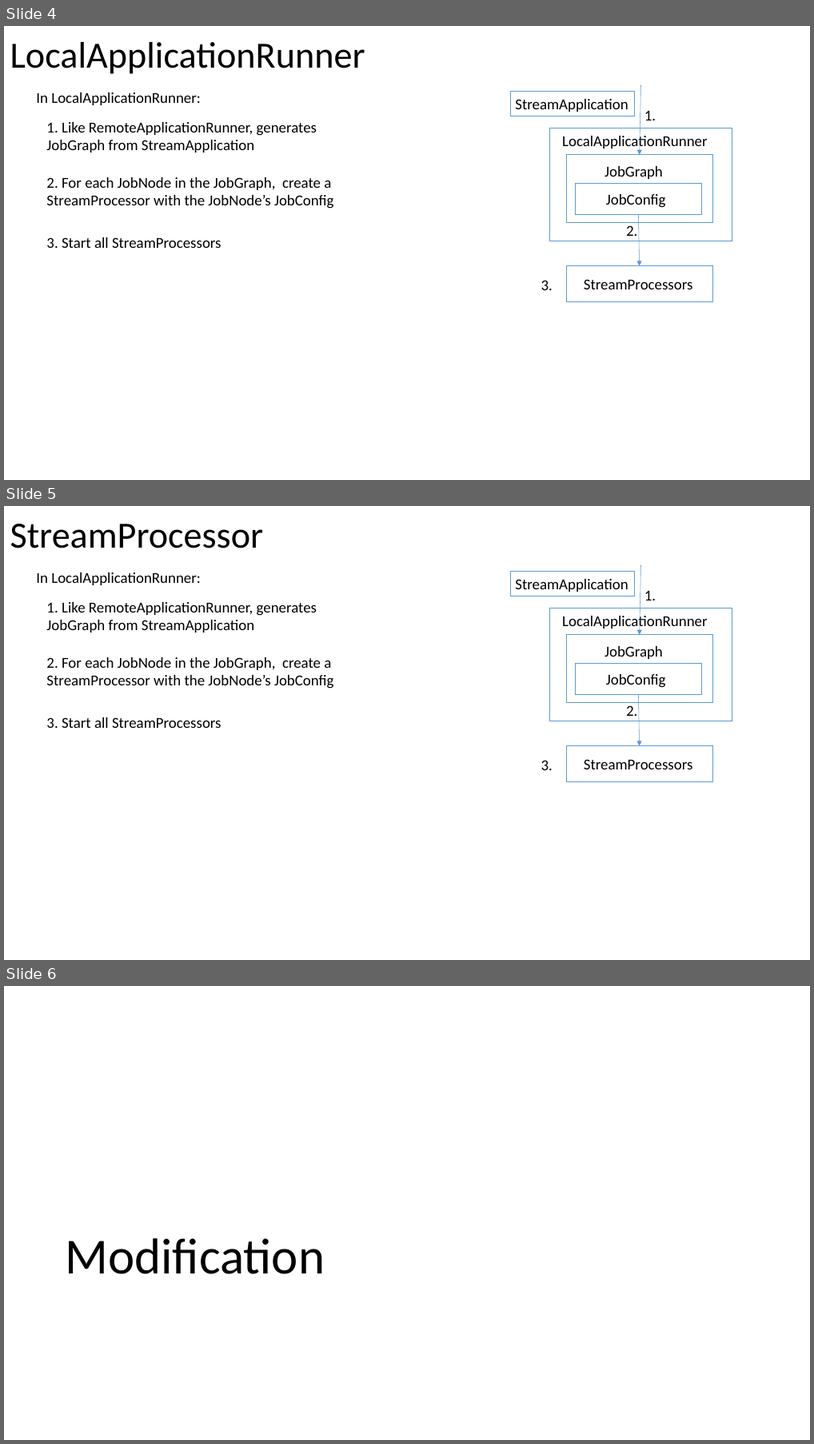
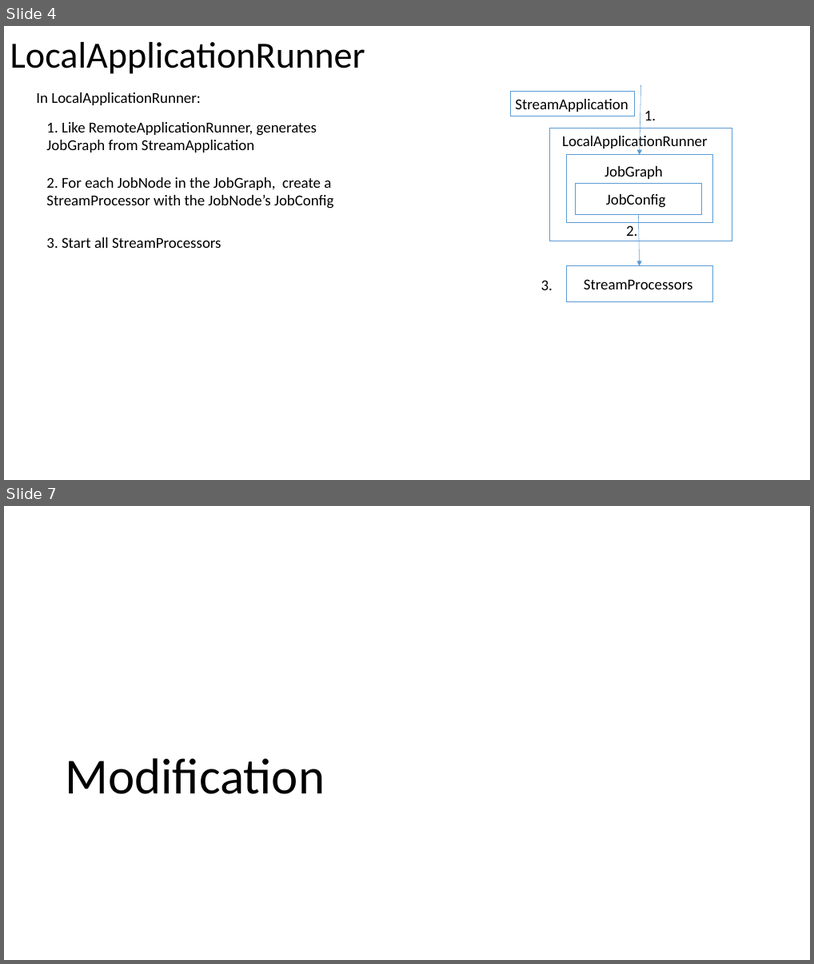
Before and after one commit to Swrrt/Samza-Documents, a slide deck: Documentation/Samza-Snapshot.pptx. Shown one above the other, each under a label of ours: slides 4, 5 and 6 before the commit, slides 4 and 7 after it; the slides between them are not shown. The pictures are 814x1444 and 814x964 pixels, drawn with LibreOffice and Linux fonts; fonts in the diff are those of the drawing. Boxes give left, top, right and bottom in pixels: in the first picture for what was removed or moved away, otherwise in the second. Text is boxed around its words. In the diff, an @@ line names an element or a change of style, - is before the commit and + after.

```diff
--- a/Documentation/Samza-Snapshot.pptx
+++ b/Documentation/Samza-Snapshot.pptx
@@ slide 5 removed at (4,506,810,960), background #FFFFFF @@
@@ title removed at (10,524,264,548) @@
-StreamProcessor
@@ text removed at (36,572,201,585) @@
-In LocalApplicationRunner:
@@ rectangle removed at (511,572,635,596) @@
@@ arrow removed from (642, 564) to (640, 635) @@
@@ text removed at (515,579,628,592) @@
-StreamApplication
@@ text removed at (645,590,656,600) @@
-1.
@@ text removed at (46,602,317,632) @@
-1. Like RemoteApplicationRunner, generates JobGraph from StreamApplication
@@ rectangle removed at (550,608,733,720) @@
@@ text removed at (562,613,708,630) @@
-LocalApplicationRunner
@@ rectangle removed at (566,635,713,703) @@
@@ text removed at (605,646,663,659) @@
-JobGraph
@@ text removed at (46,657,334,688) @@
-2. For each JobNode in the JobGraph, create a StreamProcessor with the JobNode’s JobConfig
@@ rectangle removed at (576,664,702,694) @@
@@ text removed at (606,674,666,688) @@
-JobConfig
@@ arrow removed from (639, 694) to (640, 745) @@
@@ text removed at (46,717,222,728) @@
-3. Start all StreamProcessors
@@ text removed at (626,705,638,716) @@
-2.
@@ rectangle removed at (566,745,713,781) @@
@@ text removed at (542,760,553,770) @@
-3.
@@ text removed at (584,759,694,769) @@
-StreamProcessors
@@ what was slide 6 is now slide 7 @@
```
Also in this commit, not shown: 2 slides added, 1 other file.
